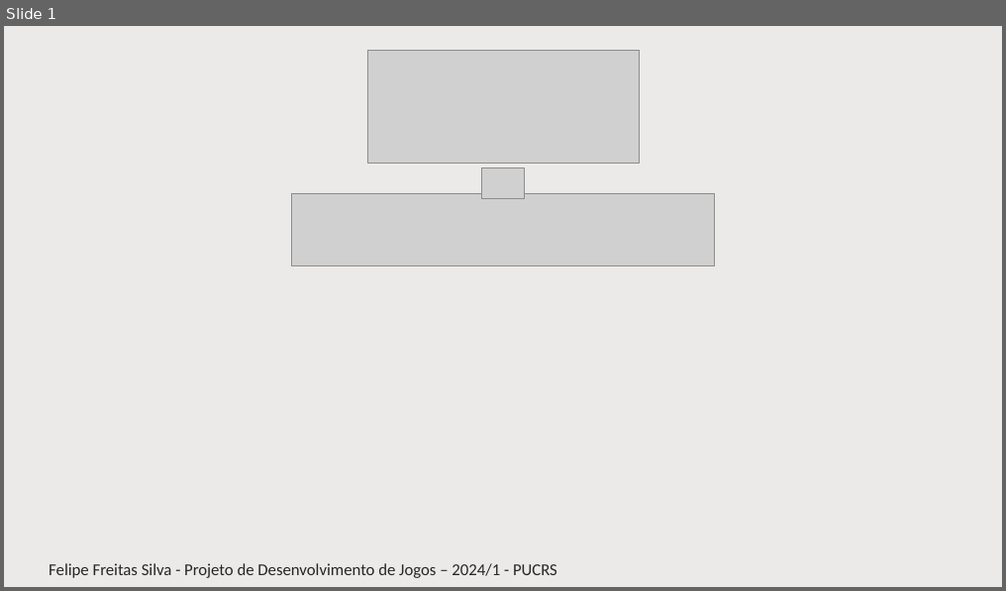
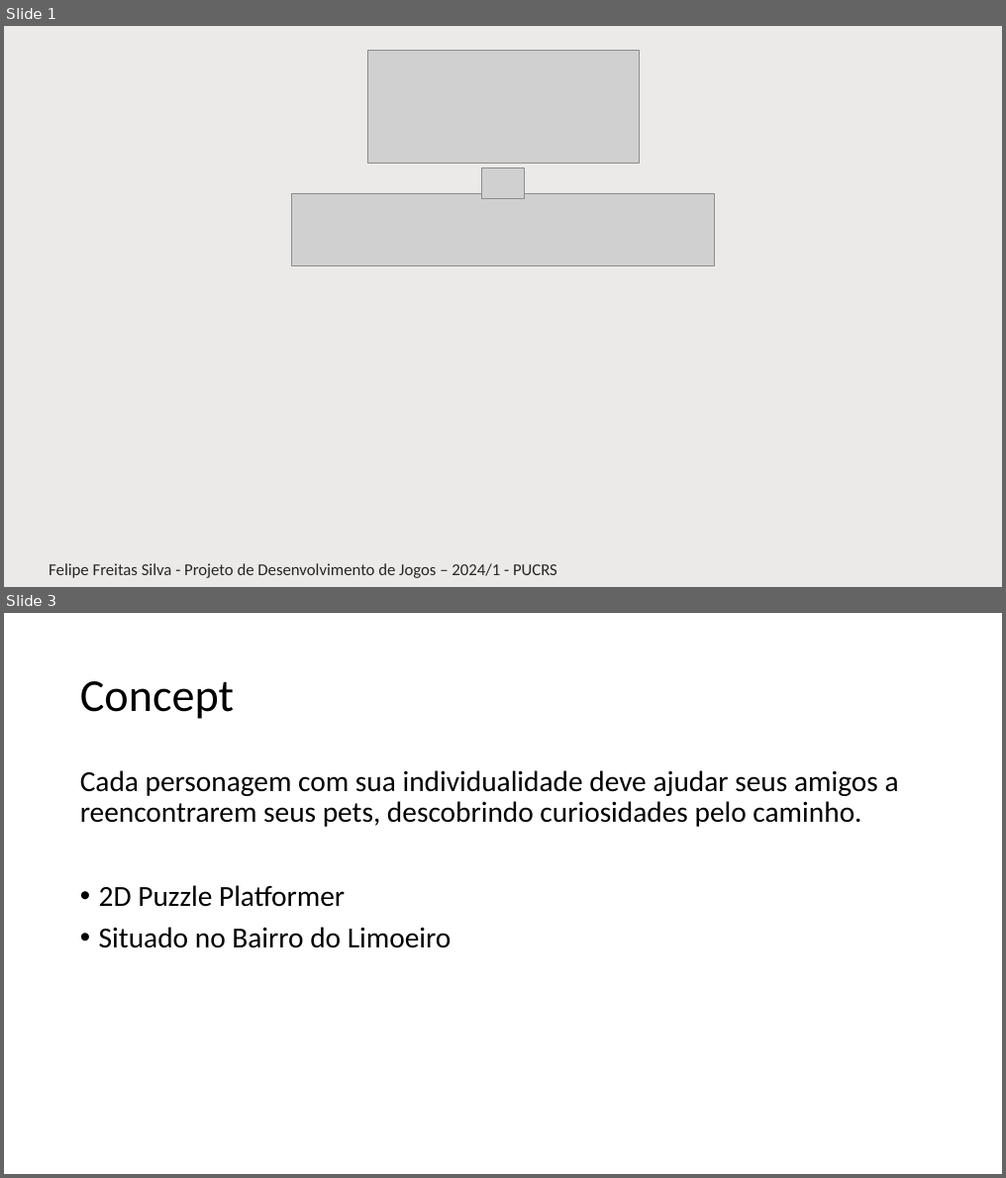
Before and after one commit to EngenhariaSoftwarePUCRS/Projeto_de_Desenvolvimento_de_Jogos, a slide deck: Trabalho/Parte1_Pitch/Pitch__Fuga_dos_Pets__Felipe_Freitas_Silva.pptx. Shown one above the other, each under a label of ours: slide 1 before the commit, slides 1 and 3 after it; the slides between them are not shown. The pictures are 1006x591 and 1006x1178 pixels, drawn with LibreOffice and Linux fonts; fonts in the diff are those of the drawing; grey boxes stand for pictures; background and template pictures are left out. Boxes give left, top, right and bottom in pixels: in the first picture for what was removed or moved away, otherwise in the second. Text is boxed around its words. In the diff, an @@ line names an element or a change of style, - is before the commit and + after.

```diff
--- a/Trabalho/Parte1_Pitch/Pitch__Fuga_dos_Pets__Felipe_Freitas_Silva.pptx
+++ b/Trabalho/Parte1_Pitch/Pitch__Fuga_dos_Pets__Felipe_Freitas_Silva.pptx
@@ slide 3 added at [4, 613, 1002, 1174], background #FFFFFF @@
@@ title added at [80, 681, 234, 719], 44 pt, text #000000 @@
+Concept
@@ text added at [80, 770, 899, 949], 28 pt, text #000000 @@
+Cada personagem com sua individualidade deve ajudar seus amigos a reencontrarem seus pets, descobrindo curiosidades pelo caminho.
+• 2D Puzzle Platformer
+• Situado no Bairro do Limoeiro
```
Also in this commit, not shown: 18 other slides added.
